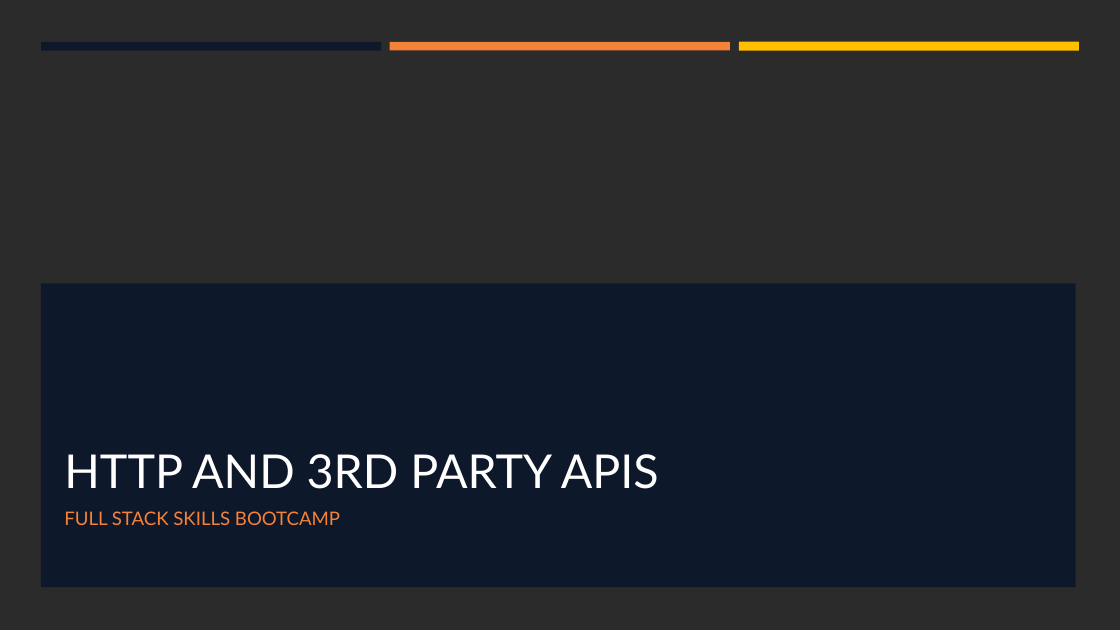
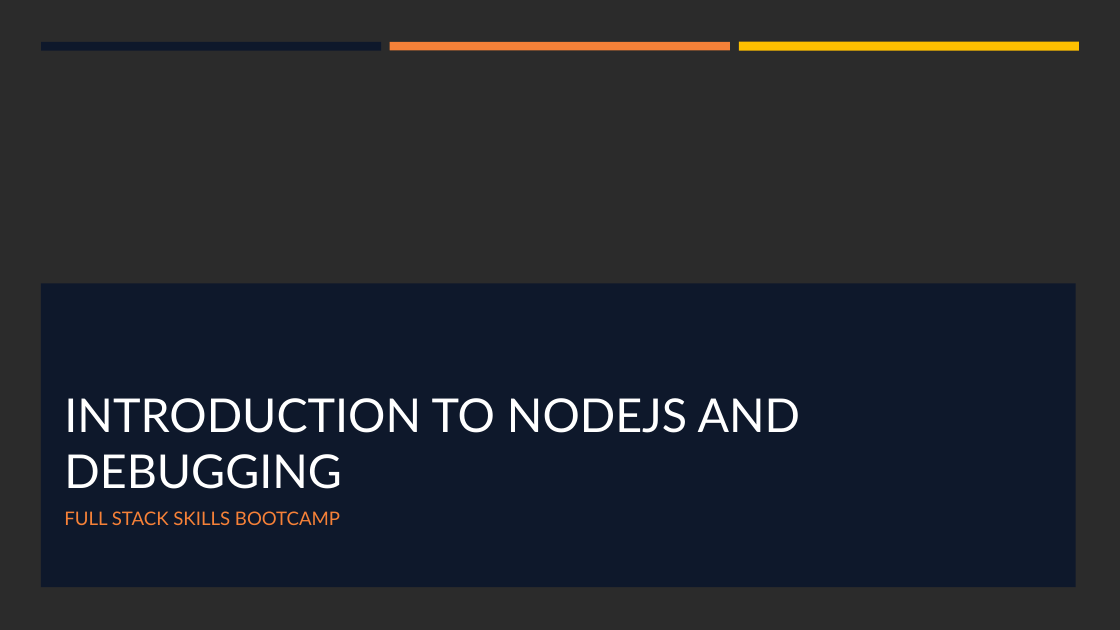
Before and after one commit to hawkeye1900/SBC-Sept24, a slide deck: slide 1 of week-5/W5-S2-NodeJS/W5-S2-NodeJS.pptx. Drawn at 1120x630 pixels with LibreOffice and Linux fonts; fonts in the diff are those of the drawing; background and template pictures are left out; a plain dark background stands for a picture behind light text. Boxes give left, top, right and bottom in pixels: in the first picture for what was removed or moved away, otherwise in the second. Text is boxed around its words. In the diff, an @@ line names an element or a change of style, - is before the commit and + after.

```diff
--- a/week-5/W5-S2-NodeJS/W5-S2-NodeJS.pptx
+++ b/week-5/W5-S2-NodeJS/W5-S2-NodeJS.pptx
@@ title at bbox=[64, 398, 801, 489]: text changed @@
-HTTP AND 3RD PARTY APIS
+INTRODUCTION TO NODEJS AND DEBUGGING
```
Also in this commit, not shown: 3 other slides changed, 15 slides added, 8 slides removed, 1 other file.
